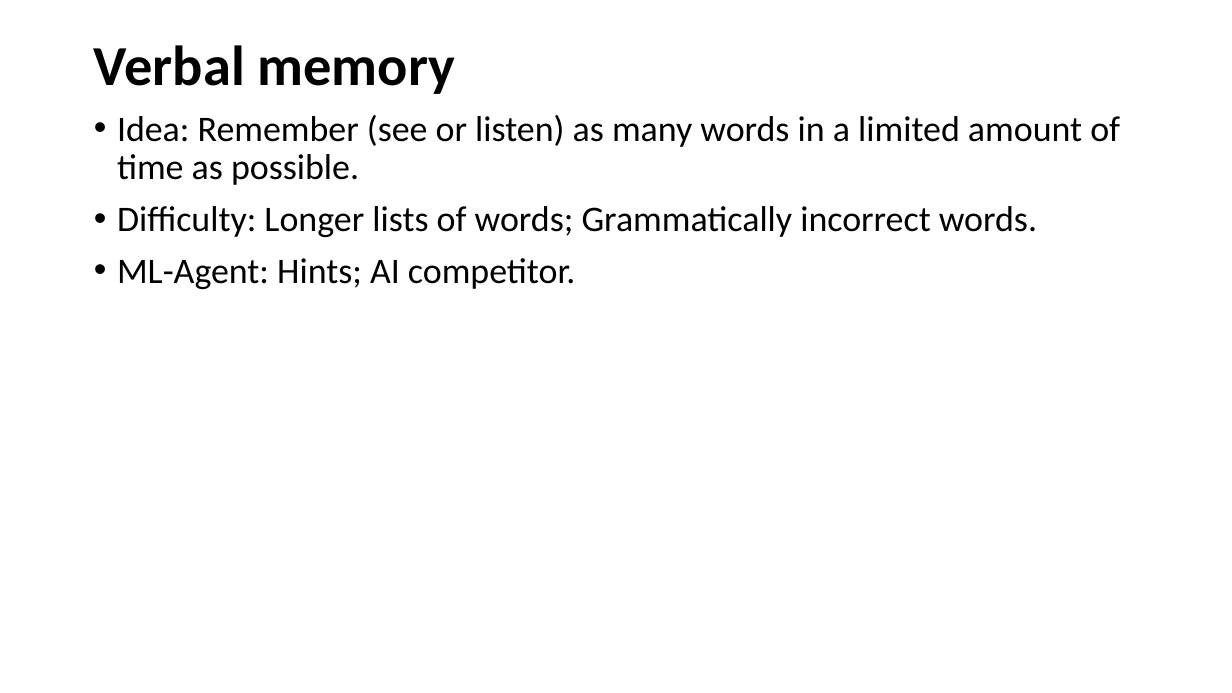
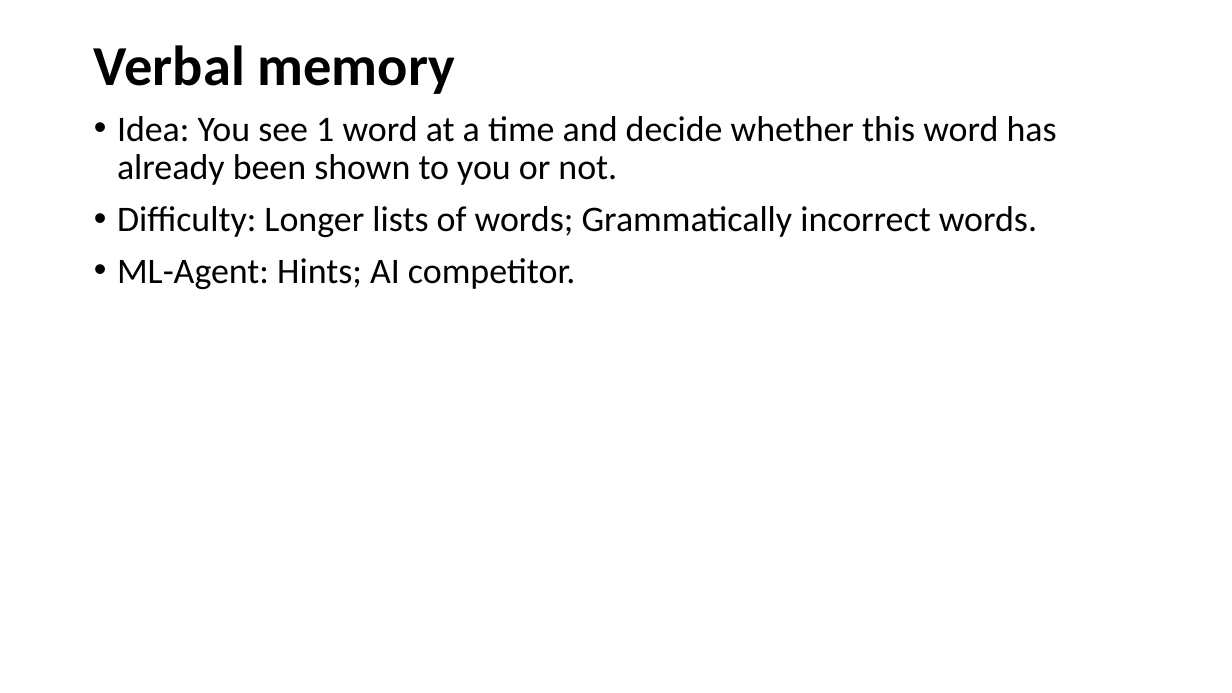
Before and after one commit to ztsv-av/xr_ml, a slide deck: slide 12 of vr_ideas.pptx (slide 11 before the commit). Drawn at 1232x693 pixels with LibreOffice and Linux fonts; fonts in the diff are those of the drawing. Boxes give left, top, right and bottom in pixels: in the first picture for what was removed or moved away, otherwise in the second. Text is boxed around its words. In the diff, an @@ line names an element or a change of style, - is before the commit and + after.

```diff
--- a/vr_ideas.pptx
+++ b/vr_ideas.pptx
@@ text at (117,116,1057,185): text changed @@
-• Idea: Remember (see or listen) as many words in a limited amount of time as possible.
+• Idea: You see 1 word at a time and decide whether this word has already been shown to you or not.
```
Also in this commit, not shown: 9 other slides changed, 1 slide removed.
